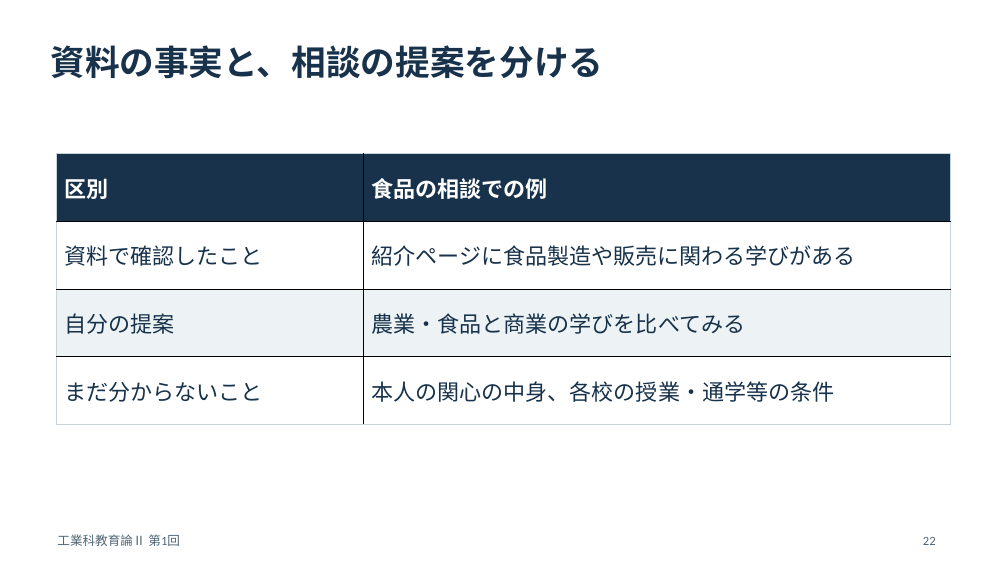
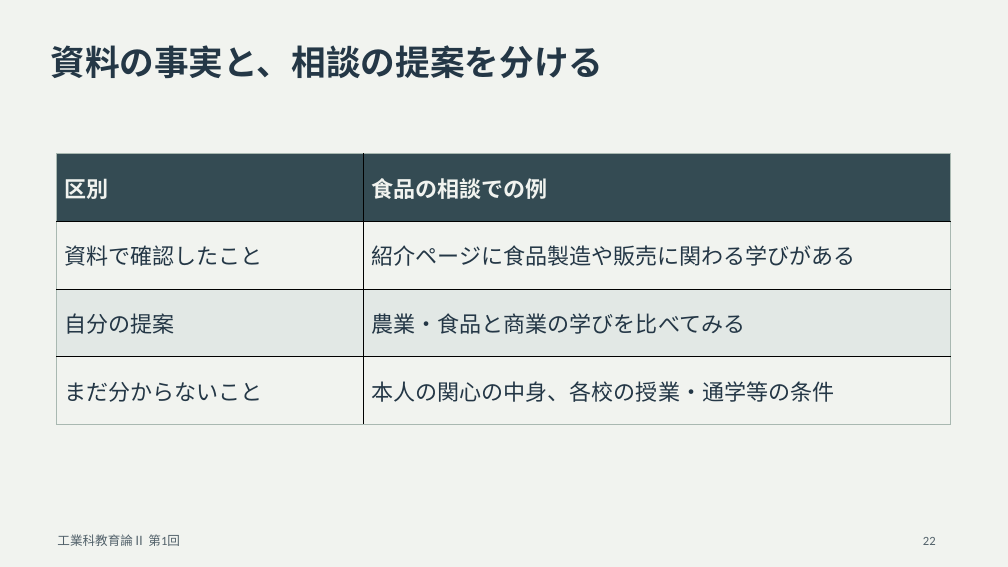
Before and after one commit to zooc-14calbp/industrial-education-ii, a slide deck: slide 22 of lessons/01/slides.pptx. Drawn at 1008x567 pixels with LibreOffice and Linux fonts; fonts in the diff are those of the drawing. Boxes give left, top, right and bottom in pixels: in the first picture for what was removed or moved away, otherwise in the second. Text is boxed around its words. In the diff, an @@ line names an element or a change of style, - is before the commit and + after.

Commit message:
Adjust slides and video colors for extended viewing

```diff
--- a/lessons/01/slides.pptx
+++ b/lessons/01/slides.pptx
@@ background #FFFFFF to #F1F3EF @@
@@ text "資料の事実と、相談の提案を分ける" at <box>50,45,603,78</box>: text colour #17324A to #243746 @@
@@ table at <box>57,154,951,424</box> @@
@@ fill #17324A to #344B53 in row 1 @@
@@ fill #FFFFFF to #F1F3EF in 4 cells @@
@@ fill #EDF3F5 to #E2E8E5 in row 3 @@
@@ text colour #FFFFFF to #F1F3EF in "区別", "食品の相談での例" @@
@@ text colour #17324A to #243746 in "資料で確認したこと", "紹介ページに食品製造や販売に関わる学びがある", "自分の提案", "農業・食品と商業の学びを比べてみる" and 2 more places @@
@@ borders changed @@
@@ text "工業科教育論Ⅱ 第1回" at <box>57,534,180,546</box>: text colour #526675 to #52616A @@
@@ text "22" at <box>923,537,936,545</box>: text colour #526675 to #52616A @@
```
Also in this commit, not shown: 31 other slides changed, 54 other files.
